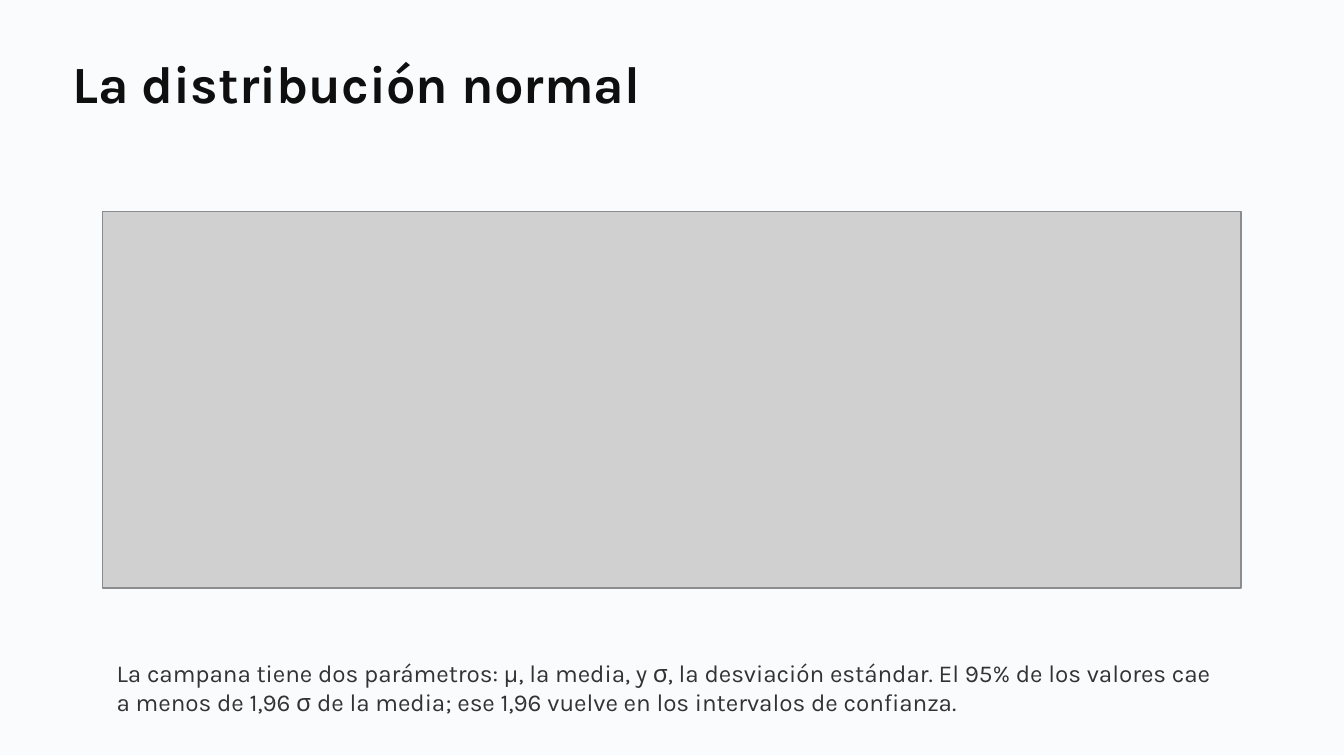
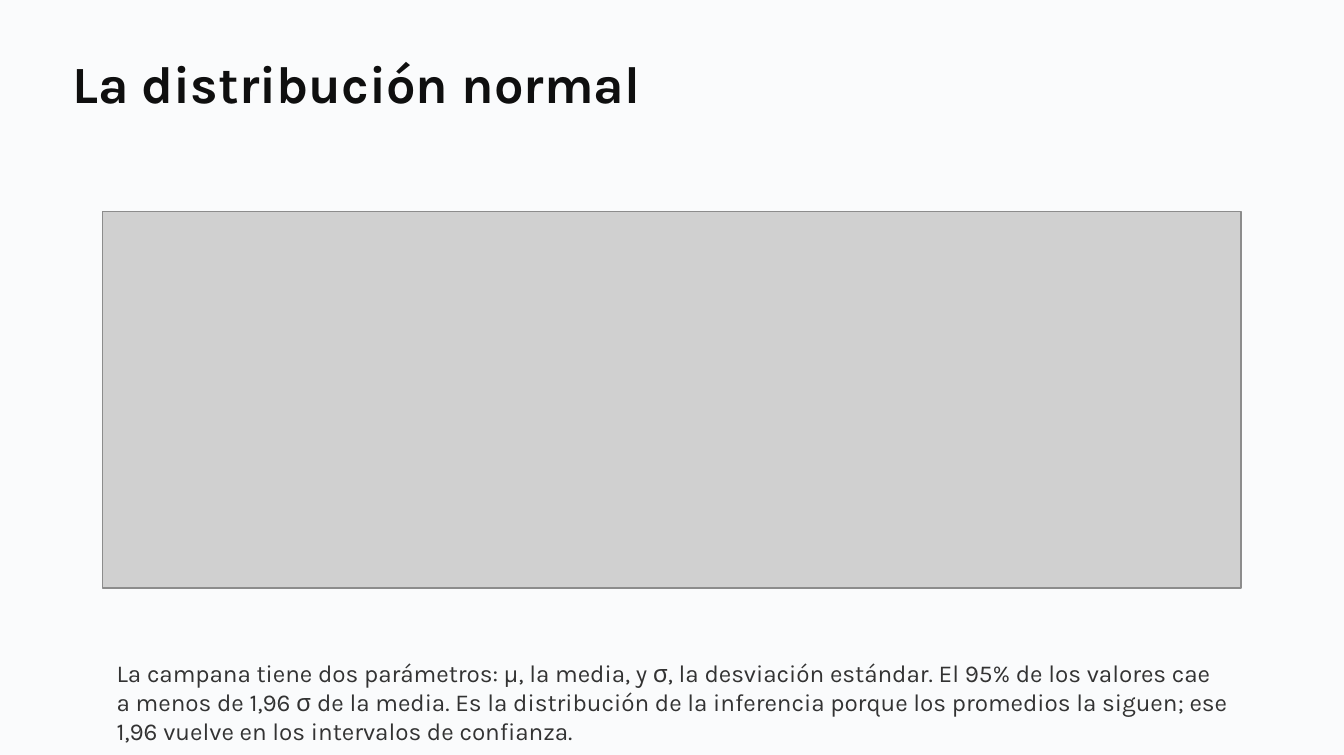
Before and after one commit to daniopitz/diplomado-cdd, a slide deck: slide 9 of presentaciones/clase05_probabilidad_inferencia.pptx (slide 7 before the commit). Drawn at 1344x755 pixels with LibreOffice and Linux fonts; fonts in the diff are those of the drawing; grey boxes stand for pictures. Boxes give left, top, right and bottom in pixels: in the first picture for what was removed or moved away, otherwise in the second. Text is boxed around its words. In the diff, an @@ line names an element or a change of style, - is before the commit and + after.

```diff
--- a/presentaciones/clase05_probabilidad_inferencia.pptx
+++ b/presentaciones/clase05_probabilidad_inferencia.pptx
@@ text at [117, 663, 1228, 743]: text changed @@
-La campana tiene dos parámetros: μ, la media, y σ, la desviación estándar. El 95% de los valores cae a menos de 1,96 σ de la media; ese 1,96 vuelve en los intervalos de confianza.
+La campana tiene dos parámetros: μ, la media, y σ, la desviación estándar. El 95% de los valores cae a menos de 1,96 σ de la media. Es la distribución de la inferencia porque los promedios la siguen; ese 1,96 vuelve en los intervalos de confianza.
```
Also in this commit, not shown: 2 other slides changed, 2 slides added, 3 other files.
